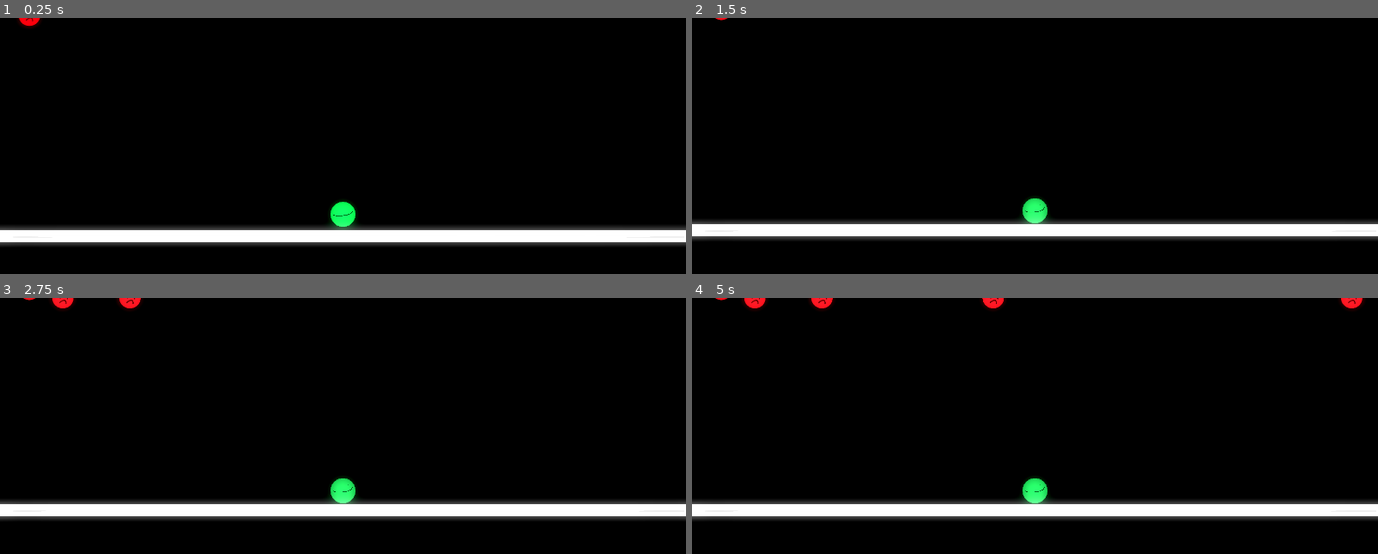
Above: before the commit, frames 1-4 (two rows, left to right).
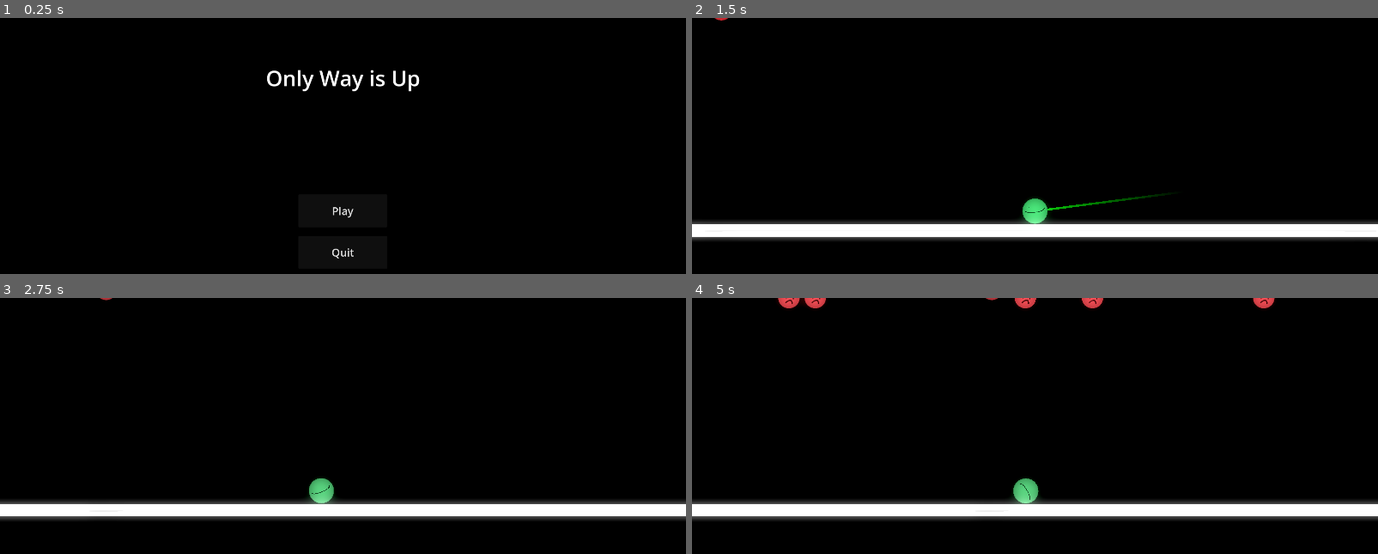
Above: after the commit, the same moments.

Repository: ai43184-school/School-project
Game: Godot game, scene res://Scenes/main_menu.tscn
The game is run twice, just before and just after one commit, with the same random seed, the same clock (stepped at 60 frames per second) and the same inputs. Before the commit the project starts from res://Scenes/main.tscn.
Inputs (mouse positions are in pixels of both pictures, inside the frame that each line leads up to):
- Up to frame 1 (0.25 s): no input
- Up to frame 2 (1.5 s): click (1035, 210) at 0.5 s, where only the run after the commit has a clickable "Play"; move the mouse to (1185, 192) at 1.27 s; press the mouse at (1185, 192) at 1.28 s
- Up to frame 3 (2.75 s): move the mouse to (205, 510) at 2.02 s; release the mouse at (205, 510) at 2.03 s; click (205, 510) at 2.1 s
- Up to frame 4 (5 s): move the mouse to (1103, 405) at 2.77 s; press the mouse at (1103, 405) at 2.78 s; move the mouse to (outside the picture) at 3.52 s; release the mouse at (outside the picture) at 3.53 s; click (outside the picture) at 3.6 s; move the mouse to (1240, 548) at 4.27 s; press the mouse at (1240, 548) at 4.28 s

The runs differ from the first frame. In frame 1, 8.6% of the frame differs, in the area x 0-100%, y 0-94%; in frame 2, 0.8%; in frame 3, 0.9%; in frame 4, 1.5%.

Commit message:
MAin MENU

Diff:
--- a/only-way-is-up/Scenes/main_menu.tscn
+++ b/only-way-is-up/Scenes/main_menu.tscn
@@ -1,9 +1,69 @@
-[gd_scene format=3 uid="uid://c1e24bjpixpm0"]
+[gd_scene load_steps=2 format=3 uid="uid://c1e24bjpixpm0"]
 
-[node name="Main Menu" type="Control"]
-layout_mode = 3
-anchors_preset = 15
-anchor_right = 1.0
-anchor_bottom = 1.0
+[ext_resource type="Script" path="res://Scripts/main_menu.gd" id="1_f233x"]
+
+[node name="Main Menu" type="CanvasLayer"]
+script = ExtResource("1_f233x")
+
+[node name="Title" type="BoxContainer" parent="."]
+anchors_preset = 5
+anchor_left = 0.5
+anchor_right = 0.5
+offset_left = -216.5
+offset_top = 127.15
+offset_right = 216.5
+offset_bottom = 210.15
+grow_horizontal = 2
+
+[node name="Label" type="Label" parent="Title"]
+layout_mode = 2
+size_flags_horizontal = 4
+theme_override_font_sizes/font_size = 60
+text = "Only Way is Up"
+horizontal_alignment = 1
+vertical_alignment = 1
+
+[node name="Play" type="BoxContainer" parent="."]
+anchors_preset = 8
+anchor_left = 0.5
+anchor_top = 0.5
+anchor_right = 0.5
+anchor_bottom = 0.5
+offset_left = -124.807
+offset_top = -46.0325
+offset_right = 124.807
+offset_bottom = 46.0325
 grow_horizontal = 2
 grow_vertical = 2
+size_flags_horizontal = 4
+size_flags_vertical = 4
+
+[node name="Play Button" type="Button" parent="Play"]
+layout_mode = 2
+size_flags_horizontal = 3
+theme_override_font_sizes/font_size = 30
+text = "Play"
+
+[node name="Quit" type="BoxContainer" parent="."]
+anchors_preset = 8
+anchor_left = 0.5
+anchor_top = 0.5
+anchor_right = 0.5
+anchor_bottom = 0.5
+offset_left = -124.807
+offset_top = 70.132
+offset_right = 124.808
+offset_bottom = 162.197
+grow_horizontal = 2
+grow_vertical = 2
+size_flags_horizontal = 4
+size_flags_vertical = 4
+
+[node name="QuitButton" type="Button" parent="Quit"]
+layout_mode = 2
+size_flags_horizontal = 3
+theme_override_font_sizes/font_size = 30
+text = "Quit"
+
+[connection signal="pressed" from="Play/Play Button" to="." method="_on_play_button_pressed"]
+[connection signal="pressed" from="Quit/QuitButton" to="." method="_on_quit_button_pressed"]
--- /dev/null
+++ b/only-way-is-up/Scripts/main_menu.gd
@@ -0,0 +1,9 @@
+extends CanvasLayer
+
+
+func _on_play_button_pressed() -> void:
+	get_tree().change_scene_to_file("res://Scenes/main.tscn")
+
+
+func _on_quit_button_pressed() -> void:
+	get_tree().quit()
--- a/only-way-is-up/project.godot
+++ b/only-way-is-up/project.godot
@@ -15,7 +15,7 @@
 [application]
 
 config/name="Only Way is Up"
-run/main_scene="res://Scenes/main.tscn"
+run/main_scene="res://Scenes/main_menu.tscn"
 config/features=PackedStringArray("4.3", "Mobile")
 config/icon="res://icon.svg"
 
